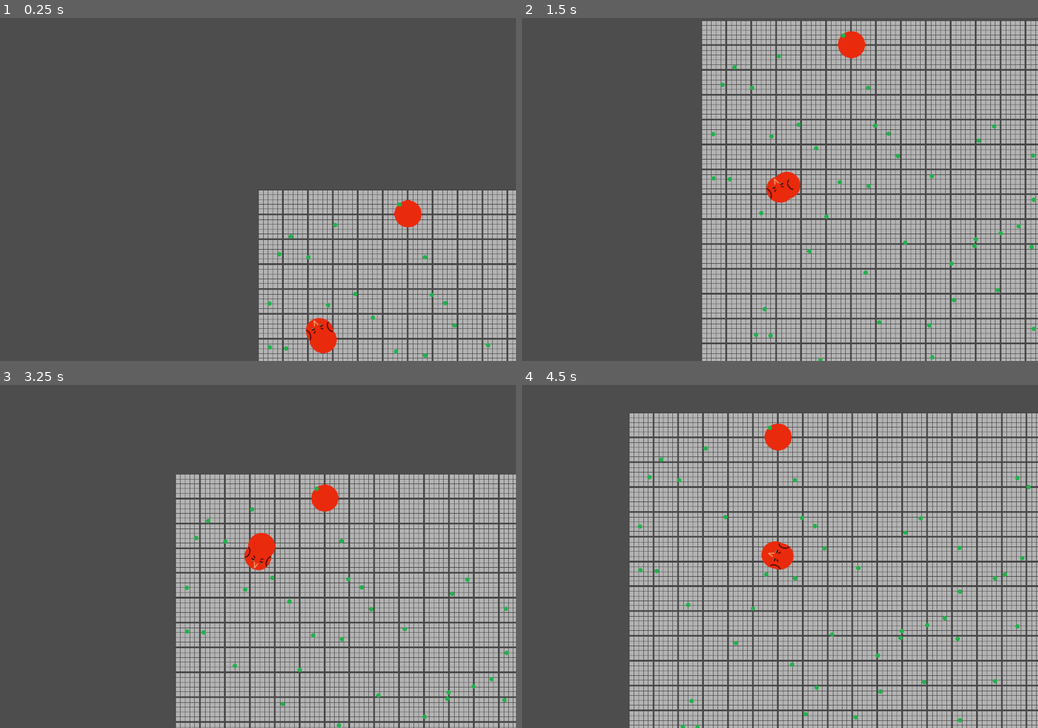
Above: before the commit, frames 1-4 (two rows, left to right).
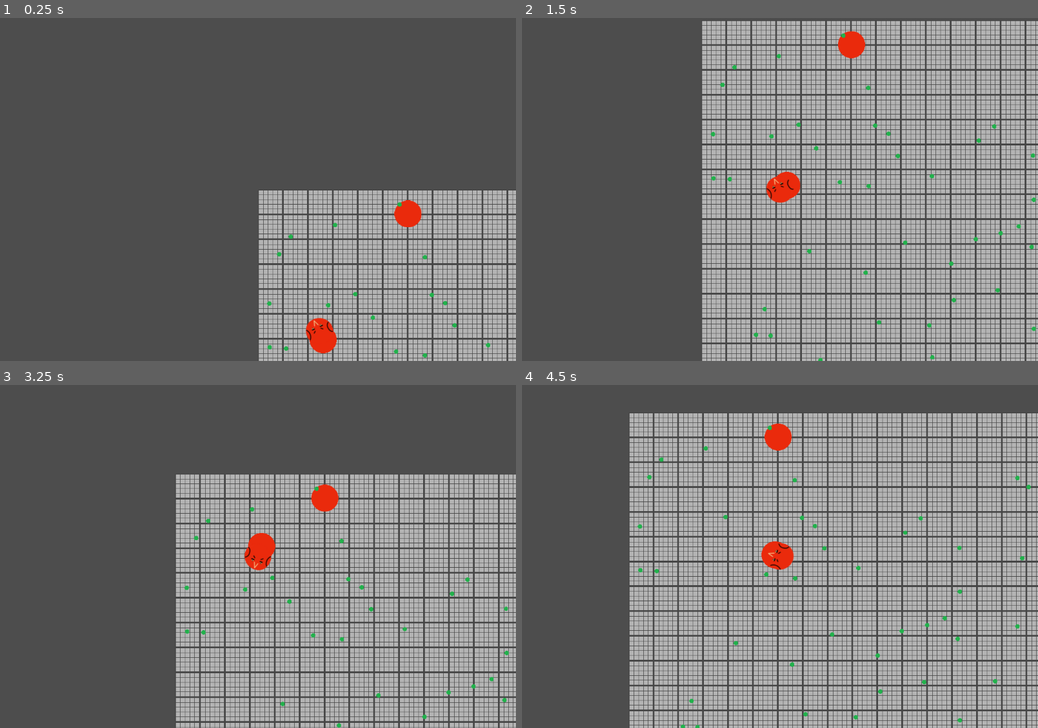
Above: after the commit, the same moments.

Repository: ficova174/SnakeEvolution
Game: Godot game, scene res://scenes/world.tscn
Same seed, same stepped clock (60 frames per second), same inputs: the game is played once before the commit and once after it.
Inputs (mouse positions are in pixels of both pictures, inside the frame that each line leads up to):
- Up to frame 1 (0.25 s): no input
- Up to frame 2 (1.5 s): move the mouse to (836, 319) at 0.52 s; hold D (right) 0.53-1.28 s; hold Space (dash) 0.53-1.28 s; click (836, 319) at 0.67 s; move the mouse to (774, 179) at 1.27 s; hold S (down) from 1.28 s (still down); click (774, 179) at 1.35 s
- Up to frame 3 (3.25 s): move the mouse to (309, 481) at 2.02 s; release S (down) at 2.03 s; hold D (right) 2.03-2.78 s; tap Mouse wheel up (zoom_in) at 2.1 s; move the mouse to (232, 625) at 2.77 s; hold Up (up) from 2.78 s (still down); tap Mouse wheel down (zoom_out) at 2.85 s; click (232, 625) at 2.92 s
- Up to frame 4 (4.5 s): move the mouse to (934, 607) at 3.52 s; release Up (up) at 3.53 s; hold Space (dash) 3.53-4.28 s; hold A (left) from 3.53 s (still down); move the mouse to (625, 505) at 4.27 s; click (625, 505) at 4.35 s

The runs differ from the first frame. In frame 1, less than 0.1% of the frame differs, in the area x 59-61%, y 69-71%; in frame 2, less than 0.1%; in frame 3, less than 0.1%; in frame 4, less than 0.1%, in the area x 30-94%, y 27-89%.

Commit message:
food counter implemented

Diff:
--- a/scenes/world.tscn
+++ b/scenes/world.tscn
@@ -57,3 +57,4 @@
 
 [node name="Player" parent="." unique_id=974665004 instance=ExtResource("5_036b0")]
 position = Vector2(147, 340)
+mass = 10
--- a/scripts/body_segment/body_segment.gd
+++ b/scripts/body_segment/body_segment.gd
@@ -1,5 +1,5 @@
 class_name BodySegment
 extends Area2D
 
-var moving: bool = false
+var moving: bool = false # used when spawning a snake to avoid spring like effect
 var mass: int = 10
--- a/scripts/snake/snake.gd
+++ b/scripts/snake/snake.gd
@@ -35,16 +35,16 @@
 	body_container.add_child(body_segment)
 	body_segments.append(body_segment)
 
+	grow()
+	food_counter.increment(mass)
+
 	head.input_event.connect(_on_head_clicked)
 	body_segment.input_event.connect(_on_body_clicked)
-
-	grow()
 
 func _on_mouth_area_entered(area: Area2D) -> void:
 	if area is Food:
 		var food: Food = area
 		mass += food.mass
-		food_counter.decrement(food.mass)
 		food.queue_free()
 		call_deferred("grow")
 	elif area is BodySegment:
@@ -67,7 +67,7 @@
 		push_error("More body segments than expected")
 		return
 
-	while actual_mass + segment_mass < target_mass:
+	while actual_mass + segment_mass <= target_mass:
 		var new_segment: BodySegment = segment_scene.instantiate()
 		new_segment.input_event.connect(_on_body_clicked)
 		new_segment.position = body_segments[-1].position
--- a/scripts/world/world.gd
+++ b/scripts/world/world.gd
@@ -20,6 +20,7 @@
 	player.exit_snake.connect(_on_exit_snake)
 	player.snake_died.connect(_on_snake_died)
 
+	food_counter.setMaxFoodMass(100)
 	spawn_small_food()
 
 func _on_exit_snake(camera_center: Vector2, camera_zoom: Vector2) -> void:
@@ -33,7 +34,6 @@
 		var big_food: Food = big_food_scene.instantiate()
 		big_food.position = body_segment.global_position
 		call_deferred("add_child", big_food)
-		food_counter.increment(big_food.mass)
 
 func _physics_process(_delta: float) -> void:
 	spawn_small_food()
